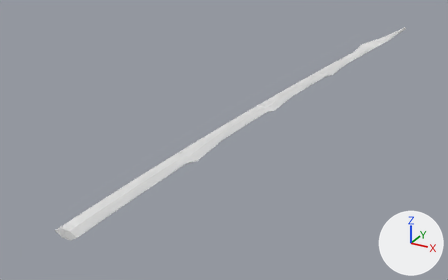
One commit to the glTF model godot/assets/waffen/modelle/degenklinge/t6_5.glb: the scene before it, then after it.
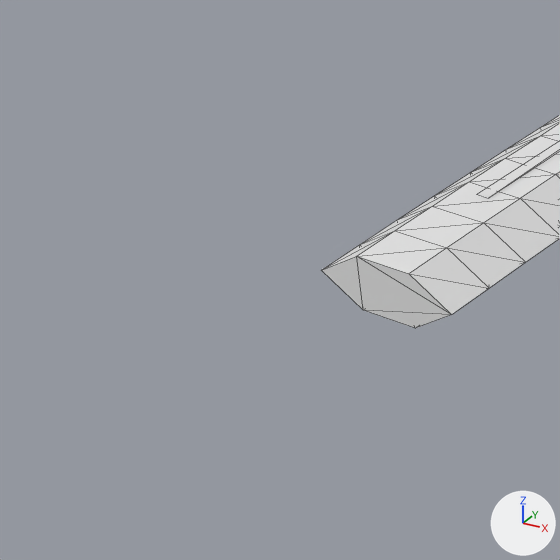
There are two pictures of each version: one whole from a 50 mm camera at (0.342, -0.226, 0.291) aimed at (-0.043, 0.475, -0.059), one close up on the part from 0% to 21% of the width and 66% to 100% of the height. The axes (+X, +Y, +Z) are drawn at lower right. The lights are the same throughout. The last two pictures show the newer version. The close-ups show mesh edges as thin lines. Vertices at exactly the same position are counted once.

The scene before the commit, as lines of its bpy script (objects in view):
```python
me_degenklinge_t6_5 = bpy.data.meshes.new('degenklinge_t6_5')
me_degenklinge_t6_5.from_pydata(...)  # 697 vertices, 1350 faces; spans x -0.013..0.072, y 0.112..1.015, z -0.005..0.005
# faces by material slot: [1318, 32]
me_degenklinge_t6_5.materials.append(mat_klinge)  # white #e7e7e7
me_degenklinge_t6_5.materials.append(mat_leucht)  # white #e7e7e7
ob_degenklinge_t6_5 = bpy.data.objects.new('degenklinge_t6_5', me_degenklinge_t6_5)
ob_degenklinge_t6_5.location = (0.0, 0.0, 0.0)
```
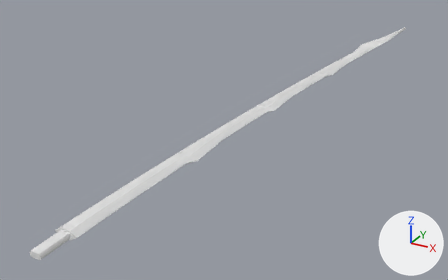
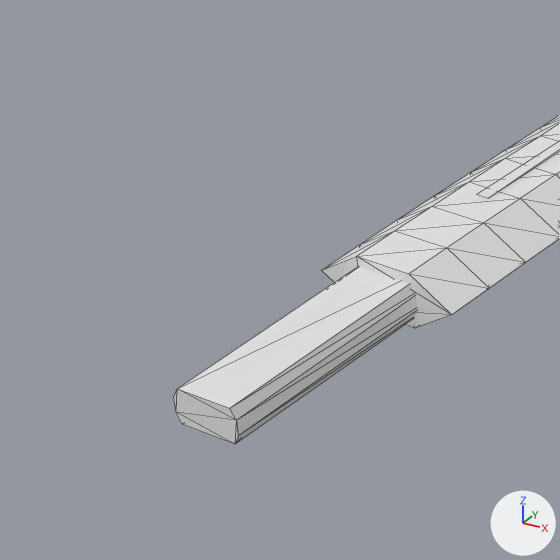
What changed in the scene script:
```text
Add mat_beschlag:
    mat_beschlag = principled_material('beschlag')
    mat_beschlag.base_color = (0.8, 0.8, 0.8)  # white #e7e7e7
Change me_degenklinge_t6_5:
    used by ob_degenklinge_t6_5; location = (0.0, 0.0, 0.0)
    remove me_degenklinge_t6_5.from_pydata(...)  # 697 vertices, 1350 faces; spans x -0.013..0.072, y 0.112..1.015, z -0.005..0.005
    add me_degenklinge_t6_5.from_pydata(...)  # 713 vertices, 1378 faces; spans x -0.013..0.072, y 0.075..1.015, z -0.005..0.005
    me_degenklinge_t6_5 part 1: a new loose piece of 16 vertices spanning x -0.006..0.006, y 0.075..0.119, z -0.003..0.003, in mat_beschlag (white #e7e7e7)
    add me_degenklinge_t6_5.materials.append(mat_beschlag)  # white #e7e7e7
```

Changed parts and their boxes [x1, y1, x2, y2] in the close-ups (560 x 560 px):
'degenklinge_t6_5', reshaped: before [322, 115, 560, 328]; after [174, 115, 560, 444]
part 1 of me_degenklinge_t6_5, added: after [174, 266, 417, 444]
